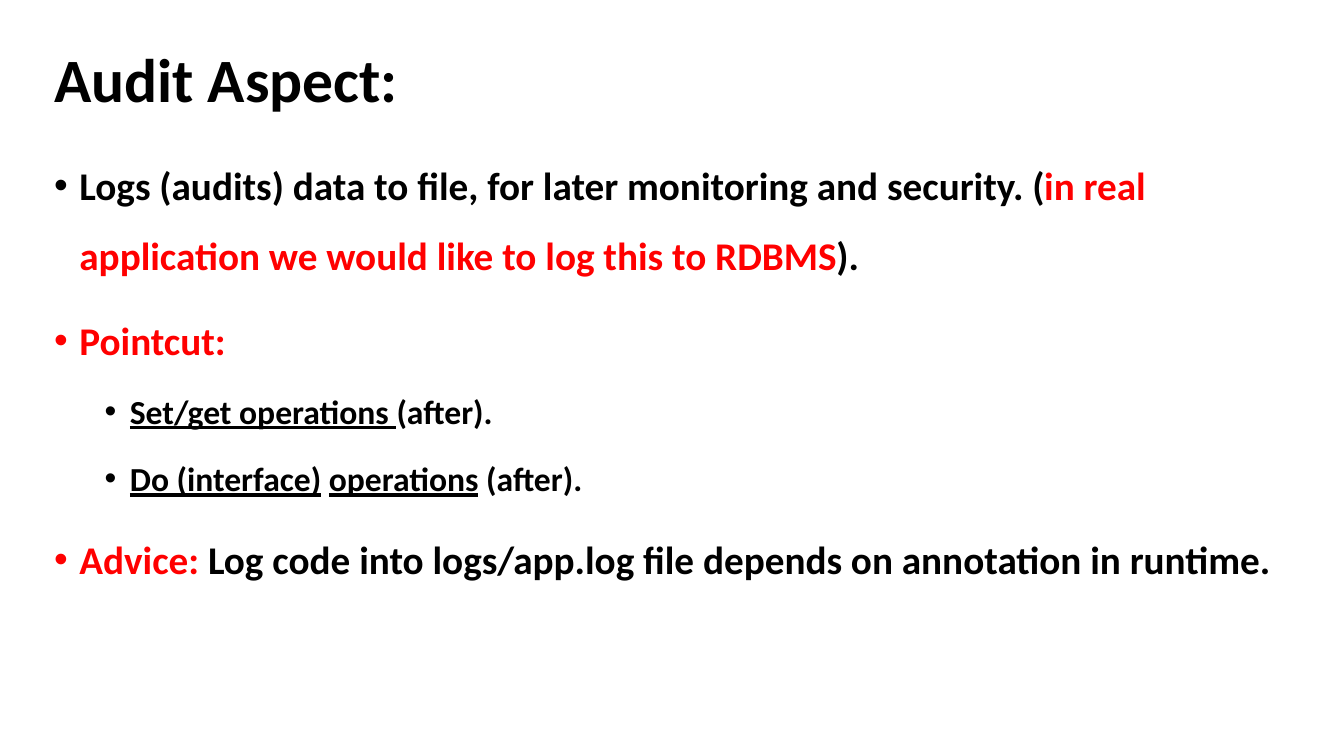
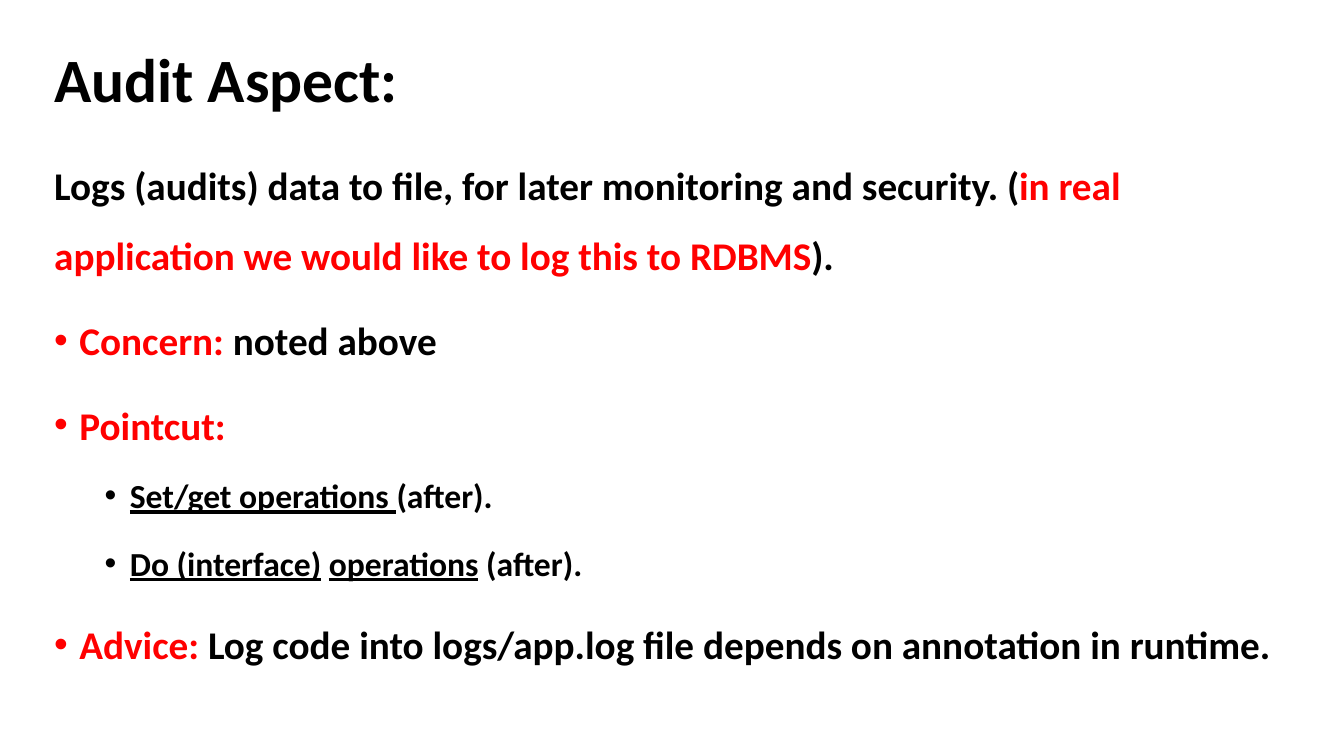
Before and after one commit to akotek/AOP, a slide deck: slide 15 of src/Final Project Presentation.pptx (slide 14 before the commit). Drawn at 1344x756 pixels with LibreOffice and Linux fonts; fonts in the diff are those of the drawing. Boxes give left, top, right and bottom in pixels: in the first picture for what was removed or moved away, otherwise in the second. Text is boxed around its words. In the diff, an @@ line names an element or a change of style, - is before the commit and + after.

```diff
--- a/src/Final Project Presentation.pptx
+++ b/src/Final Project Presentation.pptx
@@ text at (54, 171, 1121, 277): bullet • to none @@
@@ text at (79, 327, 437, 356): paragraph added @@
+• Concern: noted above
```
Also in this commit, not shown: 10 other slides changed, 3 slides added, 4 other files.
